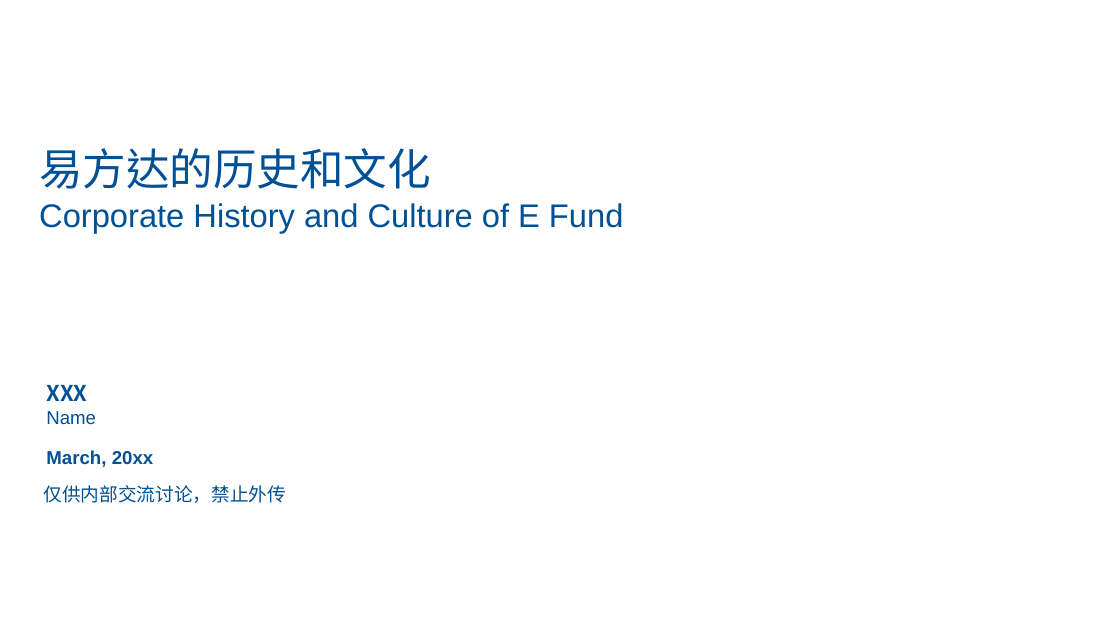
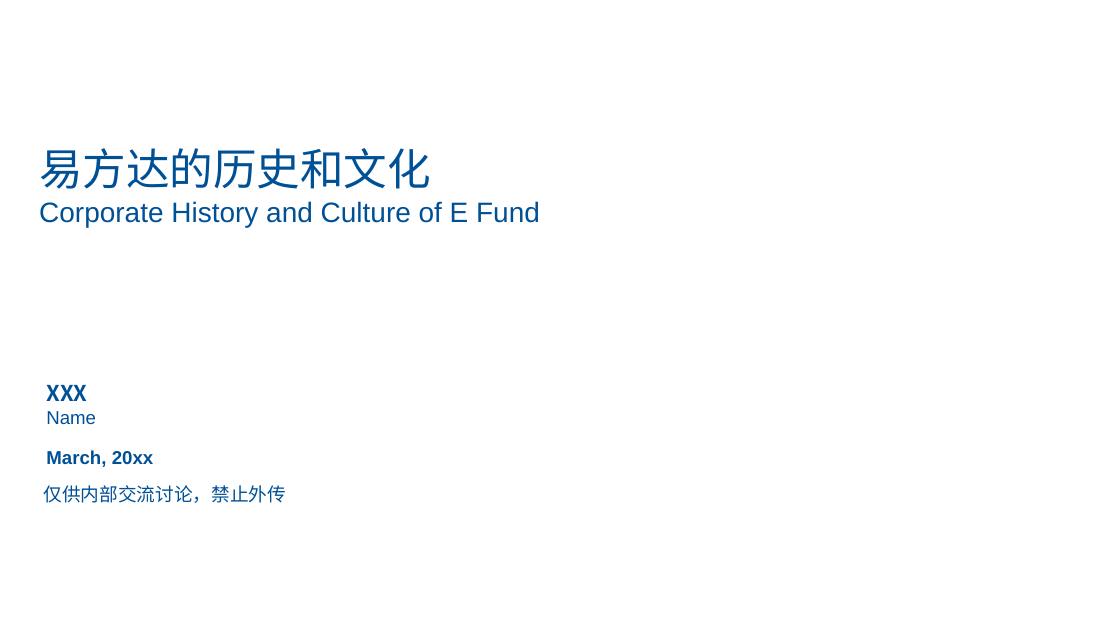
Before and after one commit to hyf901111-design/dsh-desktop, a slide deck: slide 4 of skills/efund-ppt-maker/assets/efund-template-v6.pptx. Drawn at 1120x631 pixels with LibreOffice and Linux fonts; fonts in the diff are those of the drawing; background and template pictures are left out. Boxes give left, top, right and bottom in pixels: in the first picture for what was removed or moved away, otherwise in the second. Text is boxed around its words. In the diff, an @@ line names an element or a change of style, - is before the commit and + after.

```diff
--- a/skills/efund-ppt-maker/assets/efund-template-v6.pptx
+++ b/skills/efund-ppt-maker/assets/efund-template-v6.pptx
@@ text at box(39, 201, 540, 227): size 21 to 18 pt in "Corporate History and Culture of E Fund" @@
```
Also in this commit, not shown: 37 other slides changed, 14 other files.
